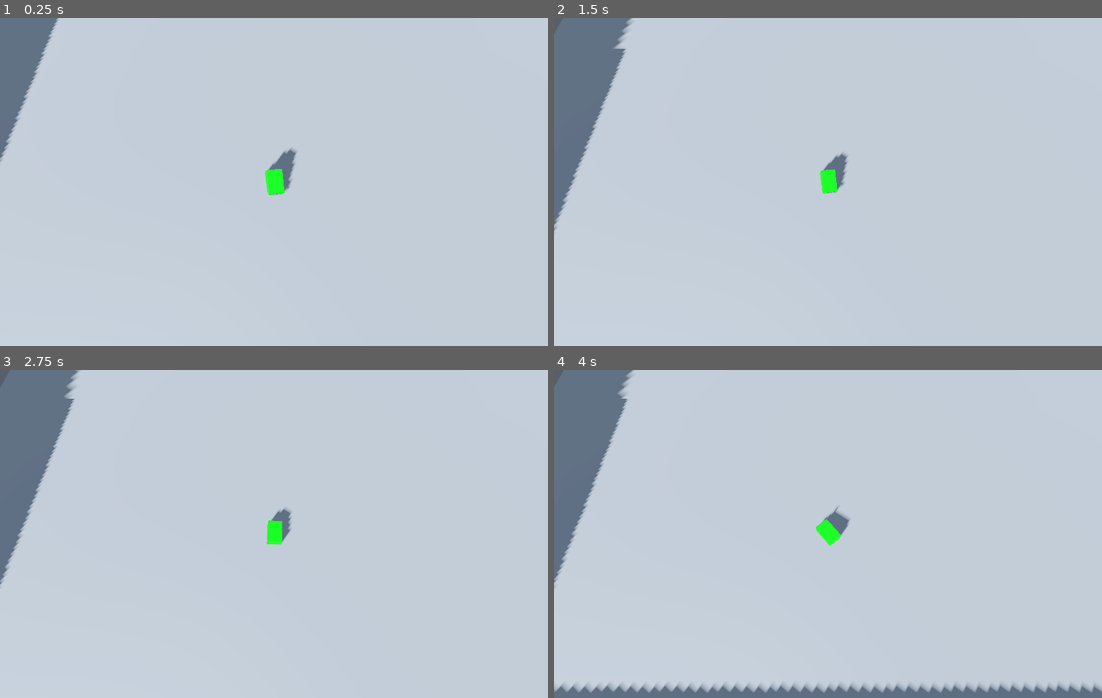
Above: before the commit, frames 1-4 (two rows, left to right).
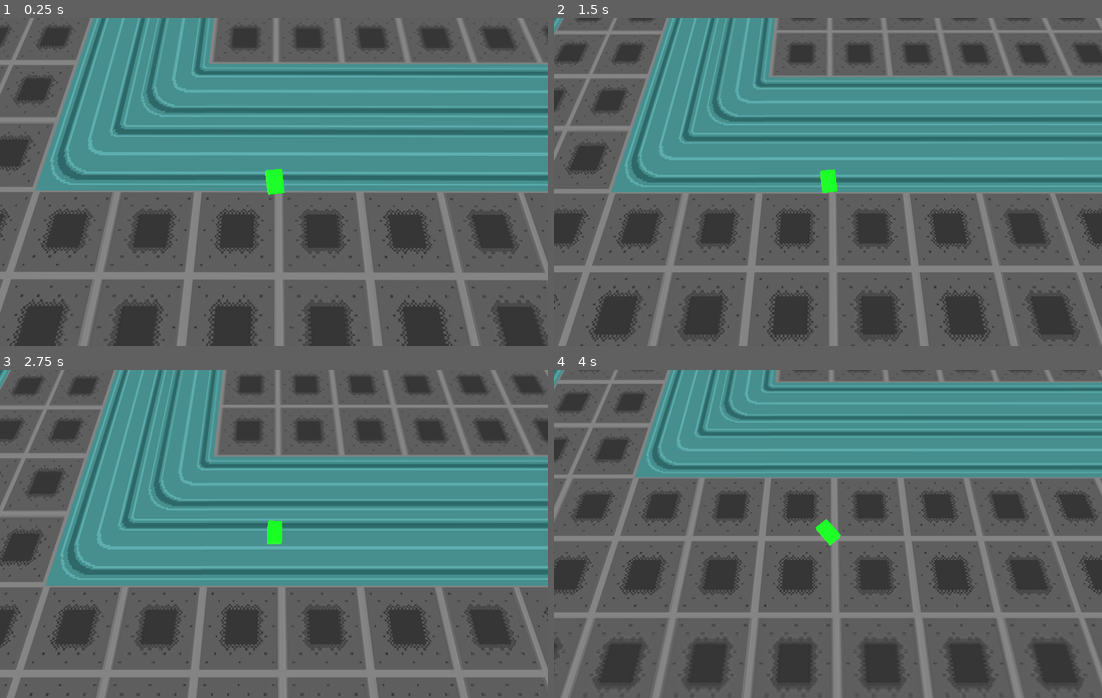
Above: after the commit, the same moments.

Repository: mcKri/bad-idea-jam
Game: Godot game, scene res://system/game_world.tscn
The game is run twice, just before and just after one commit, with the same random seed, the same clock (stepped at 60 frames per second) and the same inputs.
Inputs:
- Up to frame 1 (0.25 s): no input
- Up to frame 2 (1.5 s): hold D (steer_right) 0.53-1.28 s; tap Enter at 1.25 s; hold S (brake) from 1.28 s (still down)
- Up to frame 3 (2.75 s): release S (brake) at 2.03 s; hold D (steer_right) from 2.03 s (still down)
- Up to frame 4 (4 s): release D (steer_right) at 2.78 s; hold W (accelerate) 2.78-3.53 s; hold A (steer_left) from 3.53 s (still down)

The runs differ from the first frame. In frame 1, 100% of the frame differs, in the area x 0-100%, y 0-100%; in frame 2, 100%; in frame 3, 100%; in frame 4, 100%.

Commit message:
import test map texture

Diff:
--- a/stages/car_prototype/car_prototype_area.tscn
+++ b/stages/car_prototype/car_prototype_area.tscn
@@ -1,6 +1,7 @@
 [gd_scene format=3 uid="uid://dweq1naht4loy"]
 
 [ext_resource type="Script" uid="uid://onuqqdsl88x1" path="res://stages/stage.gd" id="1_pt7ul"]
+[ext_resource type="Texture2D" uid="uid://bh1xib8ri0gho" path="res://stages/car_prototype/testmap.png" id="2_t117t"]
 
 [sub_resource type="ProceduralSkyMaterial" id="ProceduralSkyMaterial_pt7ul"]
 sky_horizon_color = Color(0.66224277, 0.6717428, 0.6867428, 1)
@@ -28,6 +29,11 @@
 [node name="SpawnPoint" type="Marker3D" parent="." unique_id=1706767338]
 transform = Transform3D(1, 0, 0, 0, 1, 0, 0, 0, 1, 0, 0.3883741, -4.9330616)
 
+[node name="Sprite3D" type="Sprite3D" parent="." unique_id=516503502]
+transform = Transform3D(1, 0, 0, 0, -4.371139e-08, 1, 0, -1, -4.371139e-08, 0, 0.01, 0)
+pixel_size = 0.05
+texture = ExtResource("2_t117t")
+
 [node name="Floor" type="CSGBox3D" parent="." unique_id=1479566615]
 transform = Transform3D(1, 0, 0, 0, 1, 0, 0, 0, 1, 0, -0.5, 0)
 use_collision = true
@@ -36,31 +42,28 @@
 size = Vector3(168.47632, 1, 142.41821)
 
 [node name="Walls" type="Node3D" parent="." unique_id=1695788866]
+visible = false
 
 [node name="CSGBox3D" type="CSGBox3D" parent="Walls" unique_id=1750467758]
 transform = Transform3D(1, 0, 0, 0, 1, 0, 0, 0, 1, 26.911926, 1.8950028, 1.0222626)
-use_collision = true
 collision_layer = 4
 collision_mask = 0
 size = Vector3(1, 5.2491455, 69.74219)
 
 [node name="CSGBox3D3" type="CSGBox3D" parent="Walls" unique_id=1902968884]
 transform = Transform3D(-4.371139e-08, 0, 1, 0, 1, 0, -1, 0, -4.371139e-08, -5.019291, 1.8950028, 37.080128)
-use_collision = true
 collision_layer = 4
 collision_mask = 0
 size = Vector3(1, 5.2491455, 69.74219)
 
 [node name="CSGBox3D4" type="CSGBox3D" parent="Walls" unique_id=1214937844]
 transform = Transform3D(-4.371139e-08, 0, 1, 0, 1, 0, -1, 0, -4.371139e-08, -3.1934175, 1.8950028, -31.265568)
-use_collision = true
 collision_layer = 4
 collision_mask = 0
 size = Vector3(1, 5.2491455, 69.74219)
 
 [node name="CSGBox3D2" type="CSGBox3D" parent="Walls" unique_id=882120684]
 transform = Transform3D(1, 0, 0, 0, 1, 0, 0, 0, 1, -32.045708, 1.8950028, 1.9096031)
-use_collision = true
 collision_layer = 4
 collision_mask = 0
 size = Vector3(1, 5.2491455, 69.74219)
Binary file added: stages/car_prototype/testmap.png
Not shown, added: stages/car_prototype/testmap.png.import
